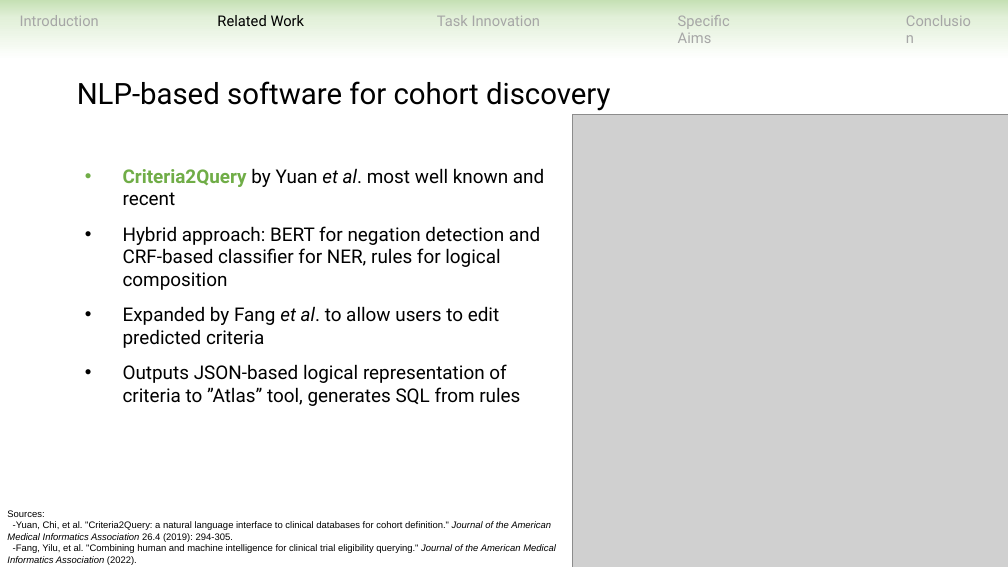
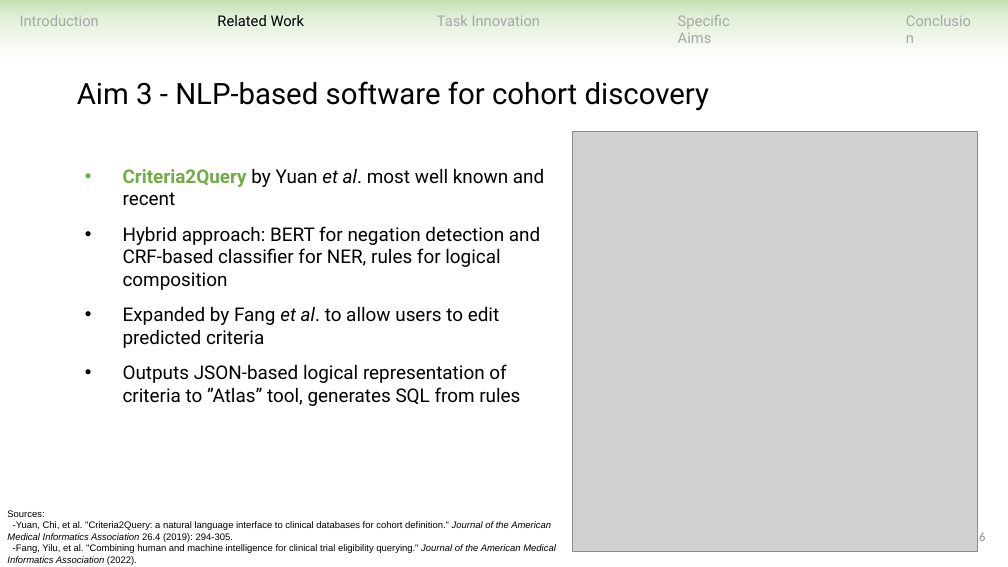
Before and after one commit to ndobb/dissertation, a slide deck: slide 16 of 4_general_exam/presentation/nic_dobbins_general_exam.pptx. Drawn at 1008x567 pixels with LibreOffice and Linux fonts; fonts in the diff are those of the drawing; grey boxes stand for pictures. Boxes give left, top, right and bottom in pixels: in the first picture for what was removed or moved away, otherwise in the second. Text is boxed around its words. In the diff, an @@ line names an element or a change of style, - is before the commit and + after.

```diff
--- a/4_general_exam/presentation/nic_dobbins_general_exam.pptx
+++ b/4_general_exam/presentation/nic_dobbins_general_exam.pptx
@@ text at [77,81,709,111]: text changed @@
-NLP-based software for cohort discovery
+Aim 3 - NLP-based software for cohort discovery
@@ picture: place and size @@
-picture at [572,115,1008,567]
+picture at [572,132,978,552]
@@ page number added at [973,531,986,545], 12 pt, text #8C8C8C @@
+16
```
Also in this commit, not shown: 17 other slides changed, 3 slides added, 2 slides removed.
